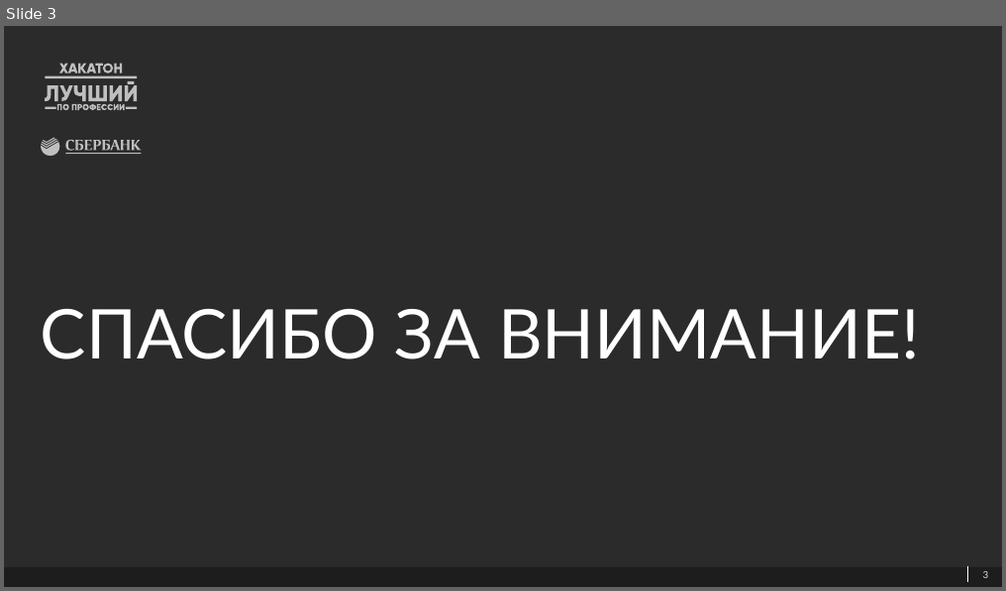
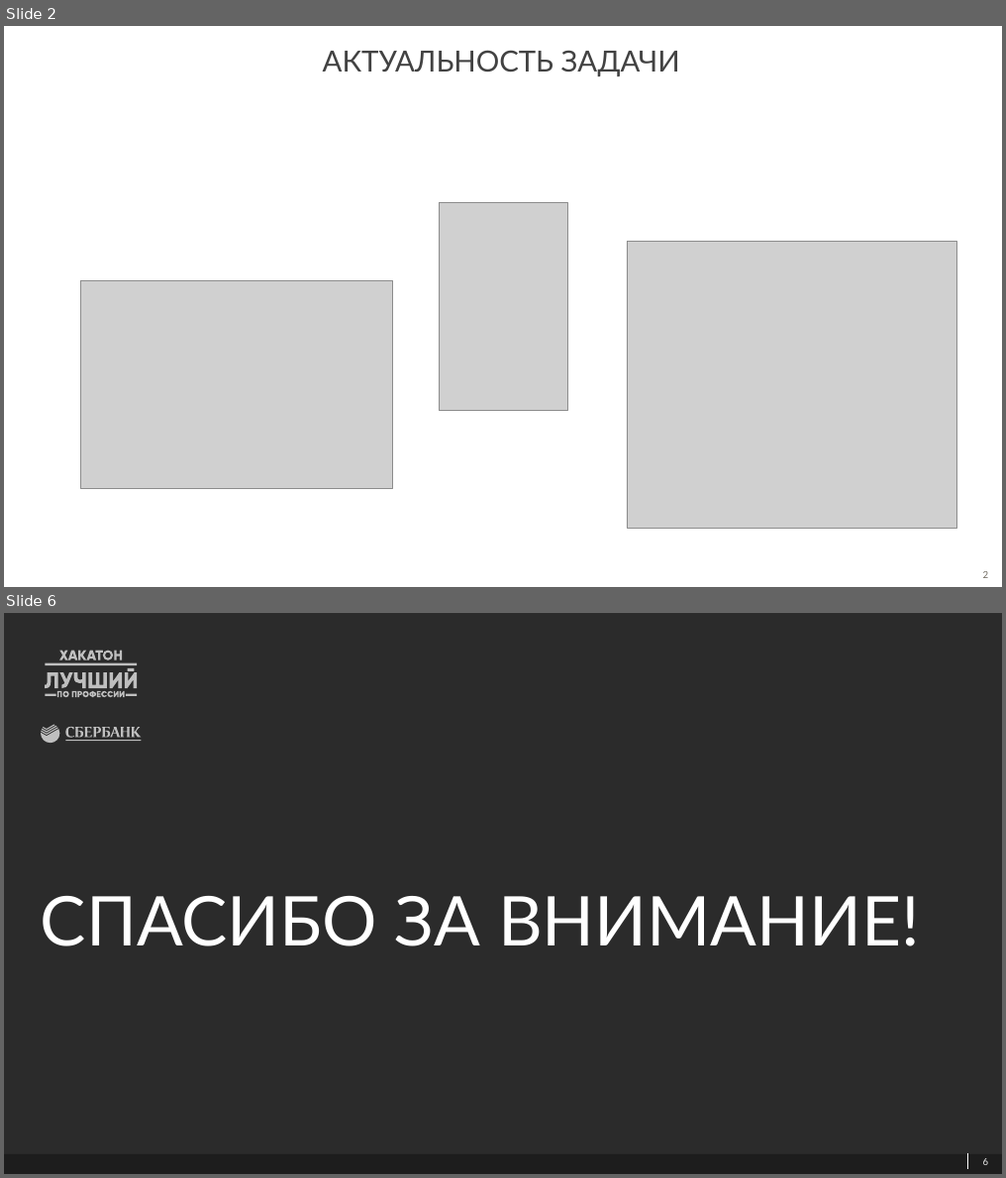
Before and after one commit to NozhkinNikita/sberkinator, a slide deck: Хакатон_УР.pptx. Shown one above the other, each under a label of ours: slide 3 before the commit, slides 2 and 6 after it; the slides between them are not shown. The pictures are 1006x591 and 1006x1178 pixels, drawn with LibreOffice and Linux fonts; fonts in the diff are those of the drawing; grey boxes stand for pictures; background and template pictures are left out; a plain dark background stands for a picture behind light text. Boxes give left, top, right and bottom in pixels: in the first picture for what was removed or moved away, otherwise in the second. Text is boxed around its words. In the diff, an @@ line names an element or a change of style, - is before the commit and + after.

```diff
--- a/Хакатон_УР.pptx
+++ b/Хакатон_УР.pptx
@@ slide 2 added at box(4, 26, 1002, 587), background #FFFFFF; not listed: 1 template element that a slide beside it also shows @@
@@ title added at box(323, 50, 680, 76), 28 pt, text #424242 @@
+АКТУАЛЬНОСТЬ ЗАДАЧИ
@@ picture added at box(439, 202, 567, 411) @@
@@ picture added at box(627, 242, 957, 528) @@
@@ picture added at box(80, 280, 393, 488) @@
@@ page number added at box(983, 571, 989, 578), 10.5 pt, text #5D554B at 83% opacity @@
+2
@@ what was slide 3 is now slide 6 @@
@@ page number at box(983, 1158, 989, 1165): text changed @@
-3
+6
```
Also in this commit, not shown: 2 slides changed, 2 other slides added.
